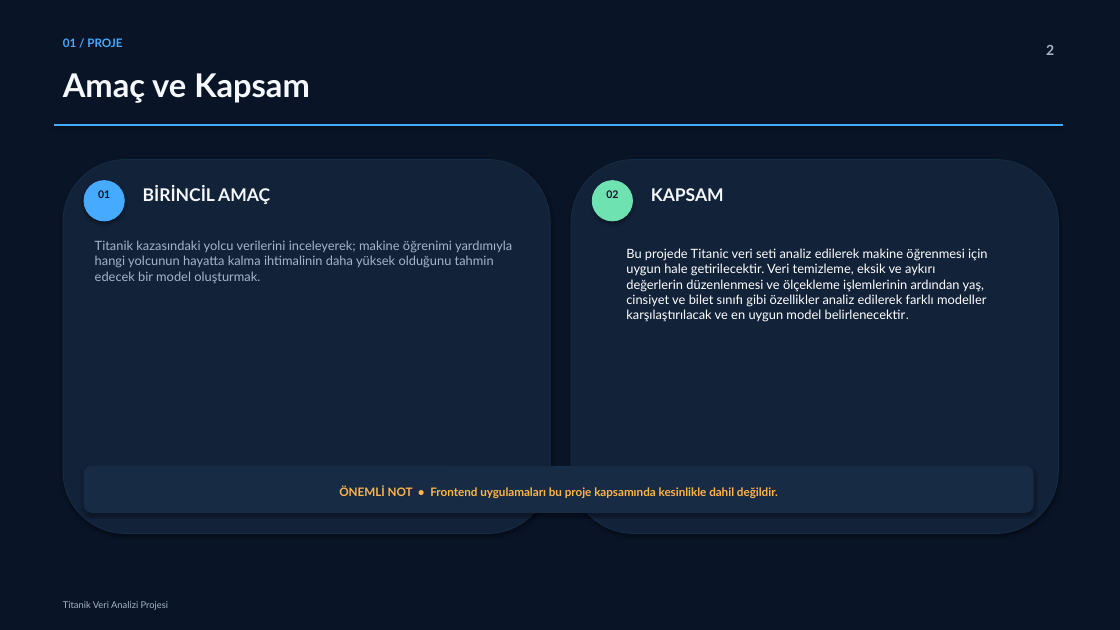
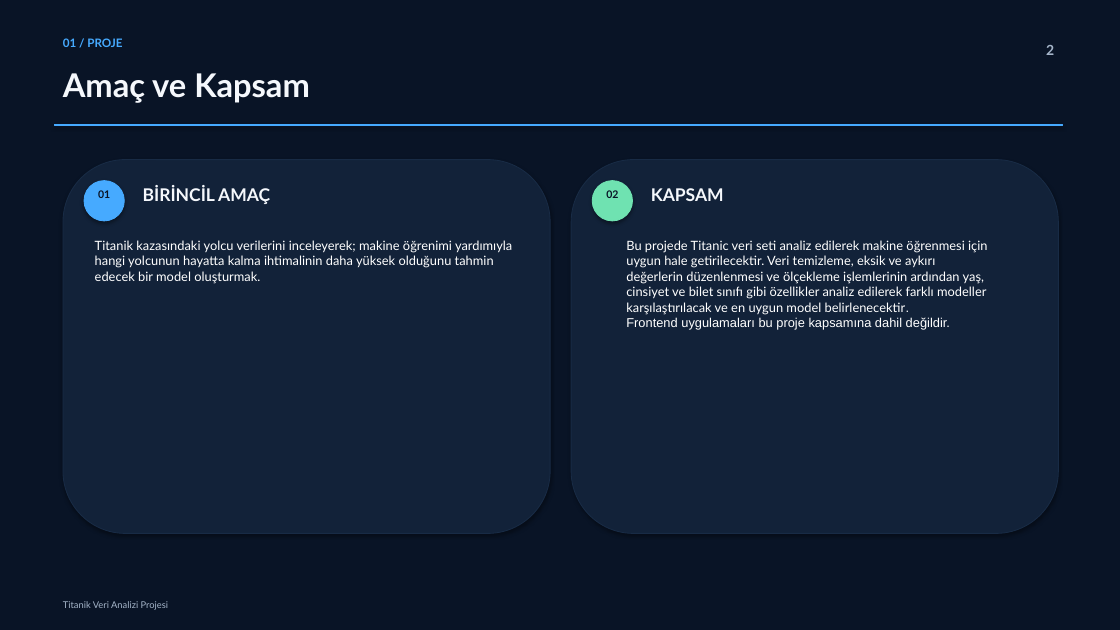
Before and after one commit to beyzacolaklar/titanic-survival-prediction, a slide deck: slide 2 of Titanik_Veri_Analizi_Modern_Sunum kapanış sunumu.pptx. Drawn at 1120x630 pixels with LibreOffice and Linux fonts; fonts in the diff are those of the drawing. Boxes give left, top, right and bottom in pixels: in the first picture for what was removed or moved away, otherwise in the second. Text is boxed around its words. In the diff, an @@ line names an element or a change of style, - is before the commit and + after.

```diff
--- a/Titanik_Veri_Analizi_Modern_Sunum kapanış sunumu.pptx
+++ b/Titanik_Veri_Analizi_Modern_Sunum kapanış sunumu.pptx
@@ text "Titanik kazasındaki yolcu verilerini inceleyerek; ..." at (95, 240, 512, 284): text colour #A5B5C9 to #FFFFFF @@
@@ text "Bu projede Titanic veri seti ...": place and size @@
-text "Bu projede Titanic veri seti ..." at (626, 248, 987, 322)
+text "Bu projede Titanic veri seti ..." at (626, 240, 987, 330)
@@ text at (626, 317, 950, 330): paragraph added @@
+Frontend uygulamaları bu proje kapsamına dahil değildir.
@@ rounded rectangle removed at (84, 466, 1033, 513) @@
@@ text removed at (339, 486, 778, 498) @@
-ÖNEMLİ NOT • Frontend uygulamaları bu proje kapsamında kesinlikle dahil değildir.
```
Also in this commit, not shown: 3 other slides changed.
